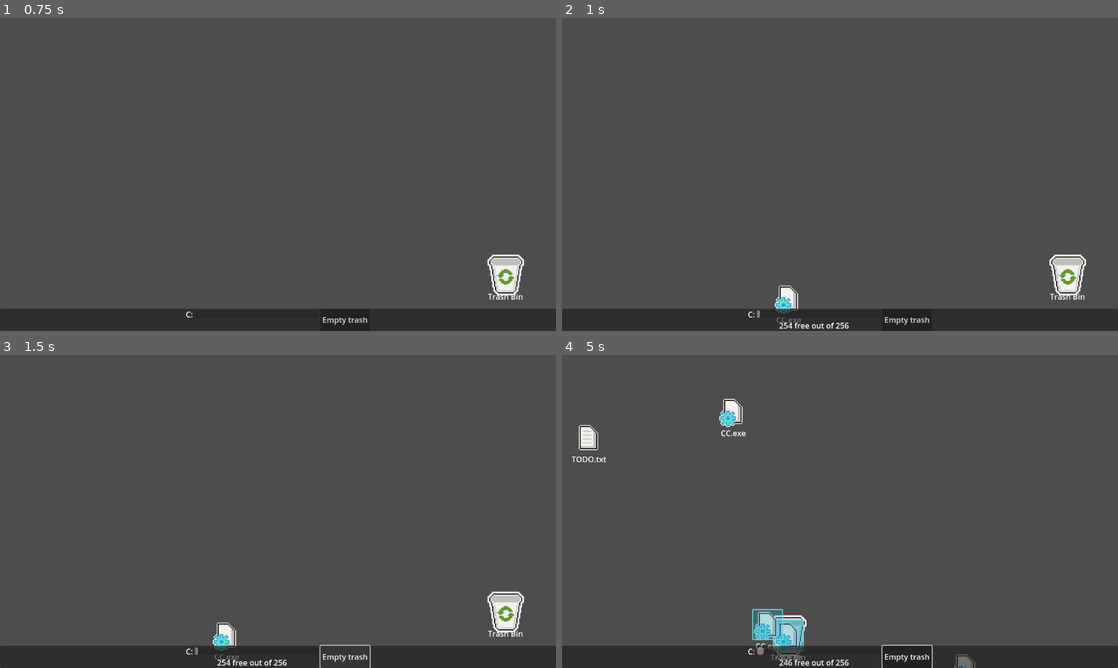
Above: before the commit, frames 1-4 (two rows, left to right).
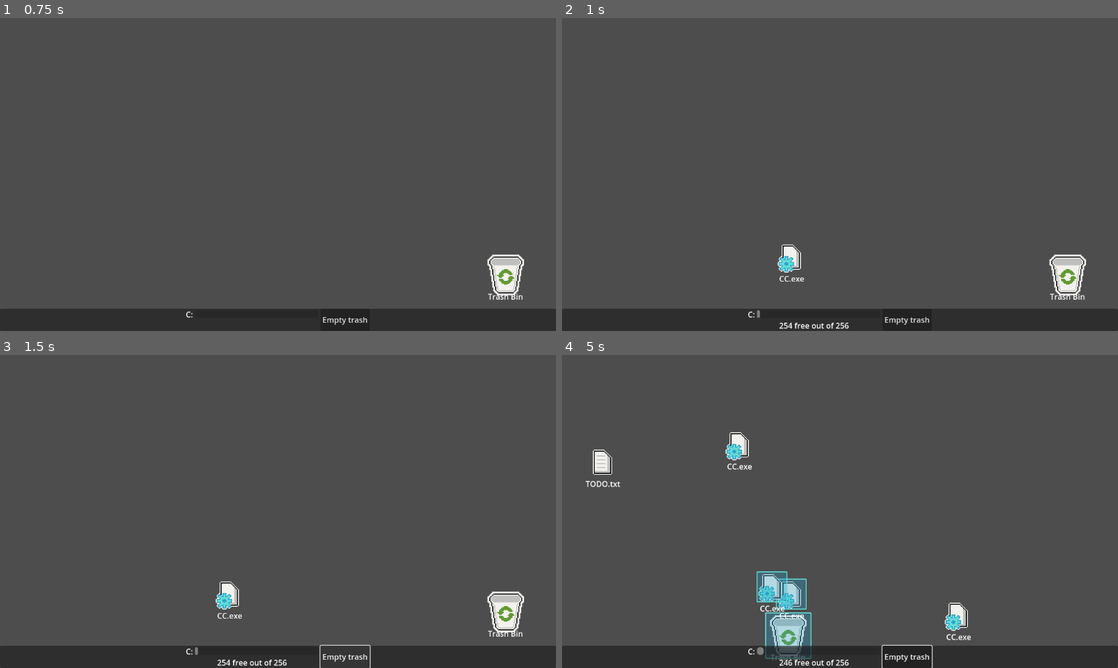
Above: after the commit, the same moments.

Repository: VileOar/ludum-dare-54
Game: Godot game, scene res://scenes/main.tscn
Two runs of this game, one before a commit and one after it. Both use one fixed random seed, a clock stepped at 60 frames per second and the inputs below.
Inputs (mouse positions are in pixels of both pictures, inside the frame that each line leads up to):
- Up to frame 1 (0.75 s): click "Ok" at 0.5 s
- Up to frame 2 (1 s): no input
- Up to frame 3 (1.5 s): click "Empty trash" at 1.25 s
- Up to frame 4 (5 s): click "Empty trash" at 2 s; click "Empty trash" at 2.75 s; tap Enter at 3.5 s; drag from (1067, 611) to (789, 636) at 3.52 s; tap Space at 4.25 s; drag from (728, 527) to (789, 636) at 4.27 s

Frame 1 is identical in both runs. In frame 2, 0.7% of the frame differs, in the area x 38-44%, y 72-98%; in frame 3, 0.7%; in frame 4, 3.9%, in the area x 1-75%, y 14-100%.

Commit message:
tweaks; solved spawn area for files

Diff:
--- a/scenes/desktop.tscn
+++ b/scenes/desktop.tscn
@@ -23,3 +23,20 @@
 position = Vector2(-7, -232)
 
 [node name="MouseManager" parent="." instance=ExtResource("3_vdwjr")]
+
+[node name="Node" type="Node" parent="."]
+
+[node name="BoundsDelimiter" type="ColorRect" parent="Node"]
+anchors_preset = -1
+anchor_left = -0.472
+anchor_top = -0.469
+anchor_right = 0.472
+anchor_bottom = 0.198
+offset_left = -0.255981
+offset_top = -0.0879822
+offset_right = 0.255981
+offset_bottom = -0.304016
+grow_horizontal = 2
+grow_vertical = 2
+mouse_filter = 2
+color = Color(1, 1, 1, 0)
--- a/scenes/files/corrupted_file.tscn
+++ b/scenes/files/corrupted_file.tscn
@@ -1,10 +1,10 @@
 [gd_scene load_steps=3 format=3 uid="uid://c0b5v2u8afjtv"]
 
 [ext_resource type="PackedScene" uid="uid://dv0gqt42k76sy" path="res://scenes/files/draggable_file.tscn" id="1_cuxds"]
-[ext_resource type="Script" path="res://scripts/executable_file.gd" id="2_tg235"]
+[ext_resource type="Script" path="res://scripts/corrupted_file.gd" id="2_2ygs4"]
 
 [node name="CorruptedFile" instance=ExtResource("1_cuxds")]
-script = ExtResource("2_tg235")
+script = ExtResource("2_2ygs4")
 
 [node name="Label" parent="." index="2"]
 text = "Carlos Costa.exe"
--- a/scenes/files/trash_bin.tscn
+++ b/scenes/files/trash_bin.tscn
@@ -22,5 +22,12 @@
 [node name="CollisionShape2D" type="CollisionShape2D" parent="Area2D" index="0"]
 shape = SubResource("RectangleShape2D_dcycp")
 
+[node name="PanelContainer" parent="." index="5"]
+custom_minimum_size = Vector2(96, 96)
+offset_left = -32.0
+offset_top = -32.0
+offset_right = 32.0
+offset_bottom = 32.0
+
 [connection signal="mouse_entered" from="Area2D" to="." method="_on_area_2d_mouse_entered"]
 [connection signal="mouse_exited" from="Area2D" to="." method="_on_area_2d_mouse_exited"]
--- a/scripts/autoloads/signal_manager.gd
+++ b/scripts/autoloads/signal_manager.gd
@@ -21,3 +21,4 @@
 ## this signal is emitted periodically with a file type by the file spawner[br]
 ## the desktop should be in charge of actually creating the file node and randomly populating it
 signal new_file(file_type)
+signal explode_files(origin_point)
--- a/scripts/executable_file.gd
+++ b/scripts/corrupted_file.gd
@@ -1,4 +1,5 @@
 extends DraggableFile
+class_name CorruptedFile
 
 const EXPLODE_QUANTITY = 10
 
--- a/scripts/systems/desktop.gd
+++ b/scripts/systems/desktop.gd
@@ -8,13 +8,15 @@
 @onready var _files_holder := $Files
 @onready var _windows_holder := $Windows
 
+## this color rect simply serves to define the spawn bounds in the inspector
+@onready var _bounds_rect := $Node/BoundsDelimiter
+
 
 func _ready():
-	SignalManager.new_file.connect(_on_spawner_new_file)
+	SignalManager.new_file.connect(_on_new_file)
 
 
-## connected to the Spawner's new file signal in main scene
-func _on_spawner_new_file(file_type):
+func _on_new_file(file_type):
 
 	var file_pos = _get_position_within_bounds()
 	var new_file
@@ -33,6 +35,11 @@
 
 	_create_file(new_file, file_pos, properties)
 
+
+
+
+# --- || INTERNAL || ---
+
 func _create_file(file_instance : DraggableFile, file_pos : Vector2, properties : Dictionary):
 	file_instance.position = file_pos
 	file_instance.file_size = properties["size"]
@@ -42,10 +49,11 @@
 	file_instance.text = properties["name"]
 	file_instance.set_icon(properties["anim_name"])
 
+
 ## return a position within desktop bounds
 func _get_position_within_bounds():
 	# TODO: restruct size, because files must not spawn in toolbar space for instance
-	var rect = get_viewport_rect()
+	var rect = Rect2(_bounds_rect.position, _bounds_rect.size)
 	var xx = randf_range(-rect.size.x/2, rect.size.x/2)
 	var yy = randf_range(-rect.size.y/2, rect.size.y/2)
 	var pos = Vector2(xx, yy)
